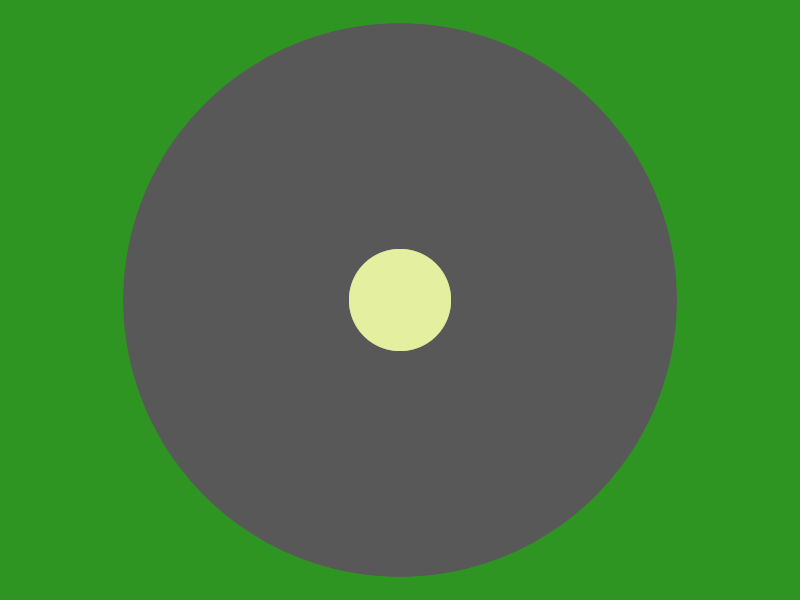
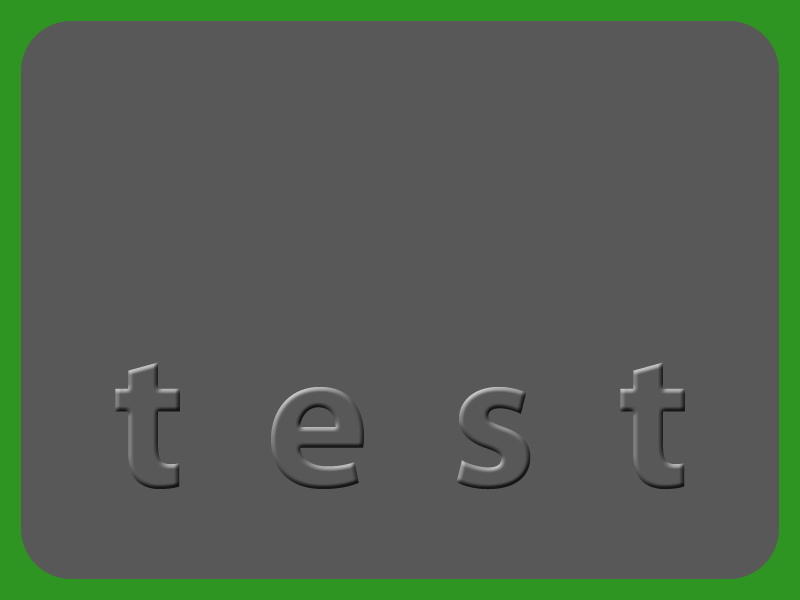
Layered file, before and after one edit (800 × 600). Changes by layer:
removed group "sky" (1 layers) over [21, 21, 779, 526]
removed layer "tower" from group "surface" over [349, 249, 451, 351]
added layer "asphalt copy" in group "visible" over [115, 362, 685, 490]
painted on "asphalt", unmasked it over [21, 21, 779, 579]
added layer "Shape 1 copy" in group "visible" over [21, 21, 779, 579]
